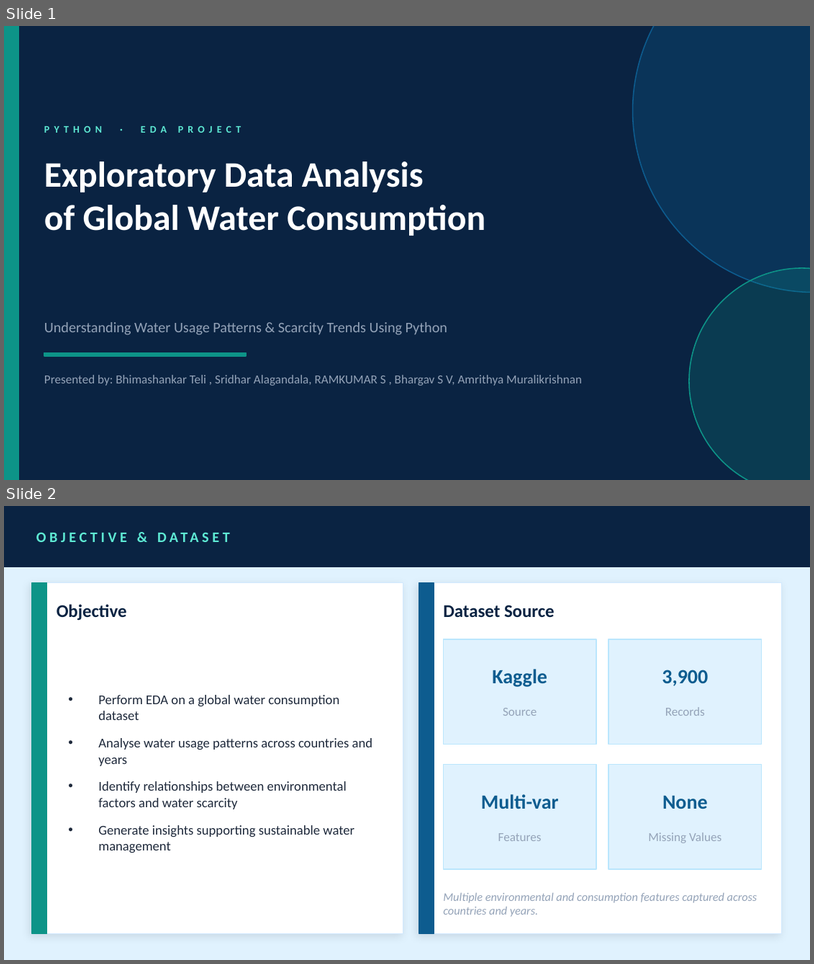
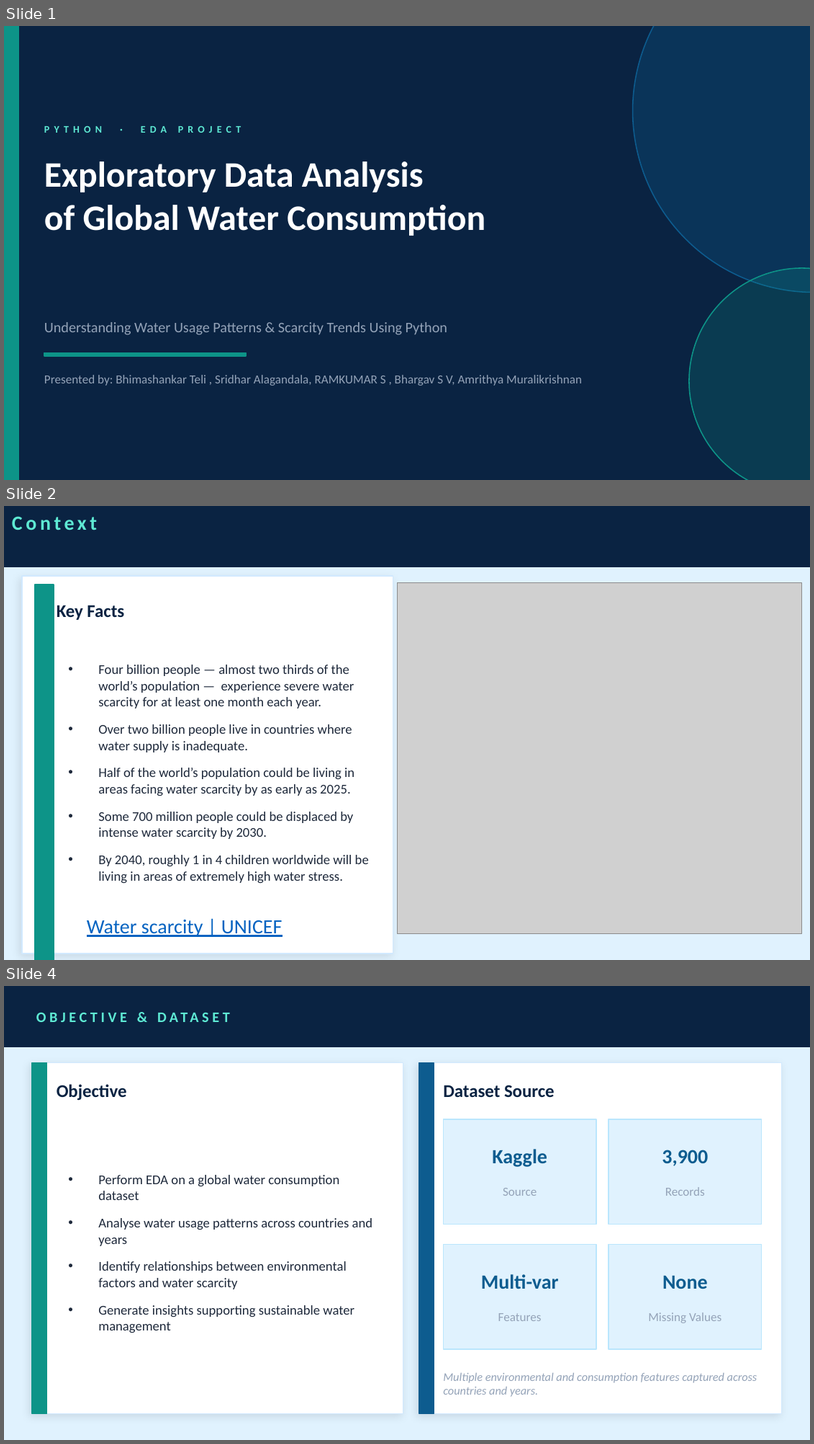
Before and after one commit to bhimateli/pythonEDA, a slide deck: water_eda_group2.pptx. Shown one above the other, each under a label of ours: slides 1 and 2 before the commit, slides 1, 2 and 4 after it; the slides between them are not shown. The pictures are 814x964 and 814x1444 pixels, drawn with LibreOffice and Linux fonts; fonts in the diff are those of the drawing; grey boxes stand for pictures. Boxes give left, top, right and bottom in pixels: in the first picture for what was removed or moved away, otherwise in the second. Text is boxed around its words. In the diff, an @@ line names an element or a change of style, - is before the commit and + after.

Commit message:
ppt modified

```diff
--- a/water_eda_group2.pptx
+++ b/water_eda_group2.pptx
@@ slide 2 added at [4,506,810,960], background #E0F2FE @@
@@ rectangle added at [4,506,810,566], fill #0A2342, outline #0A2342 1 pt, 18 pt, text #5EEAD4, bold @@
+Context
@@ rectangle added at [23,576,394,952], fill #FFFFFF, outline #D1E9FF 1 pt @@
@@ rectangle added at [36,584,54,960], fill #0D9488, outline #0D9488 1 pt @@
@@ picture added at [398,582,802,934] @@
@@ text added at [57,605,124,620], 16 pt, text #0A2342, bold @@
+Key Facts
@@ text added at [98,664,369,883], 12 pt, text #1E293B @@
+• Four billion people — almost two thirds of the world’s population — experience severe water scarcity for at least one month each year.
+• Over two billion people live in countries where water supply is inadequate.
+• Half of the world’s population could be living in areas facing water scarcity by as early as 2025.
+• Some 700 million people could be displaced by intense water scarcity by 2030.
+• By 2040, roughly 1 in 4 children worldwide will be living in areas of extremely high water stress.
@@ text added at [87,919,282,937], 18 pt, text #0563C1, underline @@
+Water scarcity | UNICEF
@@ what was slide 2 is now slide 4 @@
```
Also in this commit, not shown: 4 other slides added.
